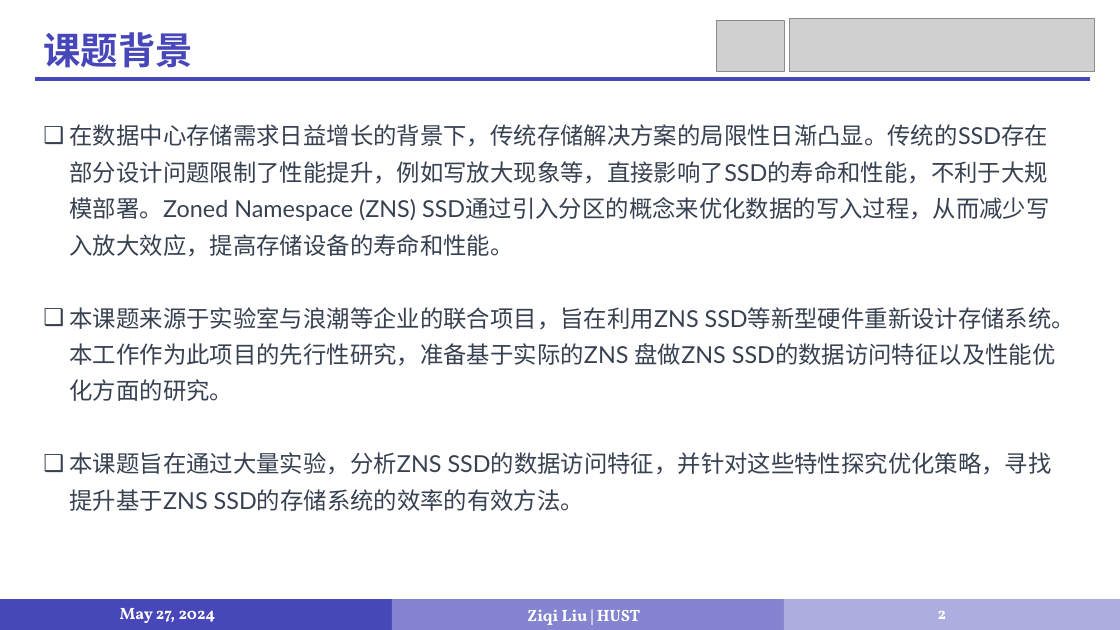
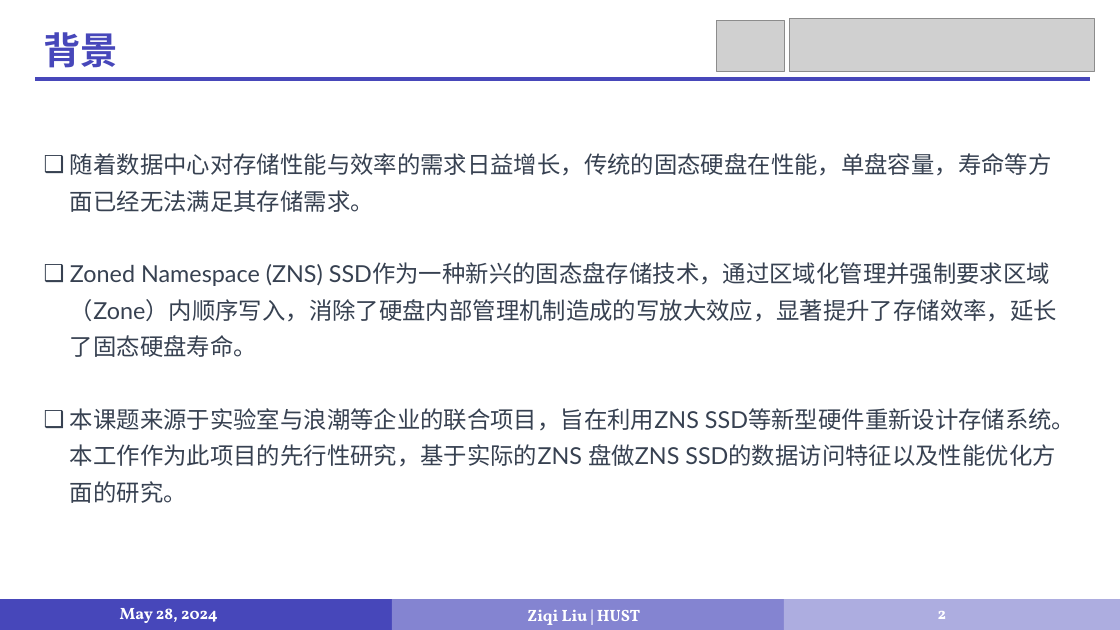
Before and after one commit to LiuziqiOvO/md, a slide deck: slide 2 of 毕设/毕设答辩.pptx. Drawn at 1120x630 pixels with LibreOffice and Linux fonts; fonts in the diff are those of the drawing; grey boxes stand for pictures. Boxes give left, top, right and bottom in pixels: in the first picture for what was removed or moved away, otherwise in the second. Text is boxed around its words. In the diff, an @@ line names an element or a change of style, - is before the commit and + after.

```diff
--- a/毕设/毕设答辩.pptx
+++ b/毕设/毕设答辩.pptx
@@ text at (44, 32, 119, 68): text changed @@
-课题背景
+背景
@@ text at (70, 153, 1075, 503): text changed @@
-❑ 在数据中心存储需求日益增长的背景下，传统存储解决方案的局限性日渐凸显。传统的SSD存在部分设计问题限制了性能提升，例如写放大现象等，直接影响了SSD的寿命和性能，不利于大规模部署。Zoned Namespace (ZNS) SSD通过引入分区的概念来优化数据的写入过程，从而减少写入放大效应，提高存储设备的寿命和性能。
-❑ 本课题来源于实验室与浪潮等企业的联合项目，旨在利用ZNS SSD等新型硬件重新设计存储系统。本工作作为此项目的先行性研究，准备基于实际的ZNS 盘做ZNS SSD的数据访问特征以及性能优化方面的研究。
-❑ 本课题旨在通过大量实验，分析ZNS SSD的数据访问特征，并针对这些特性探究优化策略，寻找提升基于ZNS SSD的存储系统的效率的有效方法。
+❑ 随着数据中心对存储性能与效率的需求日益增长，传统的固态硬盘在性能，单盘容量，寿命等方面已经无法满足其存储需求。
+❑ Zoned Namespace (ZNS) SSD作为一种新兴的固态盘存储技术，通过区域化管理并强制要求区域（Zone）内顺序写入，消除了硬盘内部管理机制造成的写放大效应，显著提升了存储效率，延长了固态硬盘寿命。
+❑ 本课题来源于实验室与浪潮等企业的联合项目，旨在利用ZNS SSD等新型硬件重新设计存储系统。本工作作为此项目的先行性研究，基于实际的ZNS 盘做ZNS SSD的数据访问特征以及性能优化方面的研究。
@@ text at (120, 608, 218, 623): text changed @@
-May 27, 2024
+May 28, 2024
```
Also in this commit, not shown: 8 other slides changed, 1 slide removed, 1 other file.
